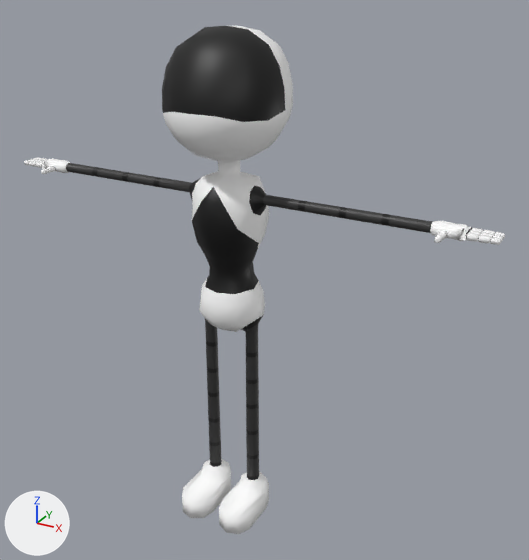
The Blender file 02.07.2025_Drone_Working.blend as it was, and as the next commit left it.
Before and after are seen from a 50 mm camera at (4.61, -7.47, 7.34) aimed at (0.34, 0.28, 3.46). Lighting does not change. The marker at lower left points along +X, +Y and +Z. Mesh edges are drawn as thin lines on the coarser meshes.

The older version as bpy lines, for what is in view:
```python
me_body_mesh = bpy.data.meshes.new('Body_Mesh')
me_body_mesh.from_pydata(...)  # 1472 vertices, 1470 faces; spans x -3.33..3.33, y -0.79..0.84, z 0.0..6.64
me_body_mesh.polygons.foreach_set('use_smooth', [True] * 1470)
# faces by material slot: [904, 390, 176]
me_body_mesh.materials.append(mat_white_material)  # white #ffffff
me_body_mesh.materials.append(mat_black_material)  # black #000000
me_body_mesh.materials.append(mat_gray_material)  # black #323232
ob_body = bpy.data.objects.new('Body', me_body_mesh)
ob_body.location = (0.0, 0.0, 0.0)
```
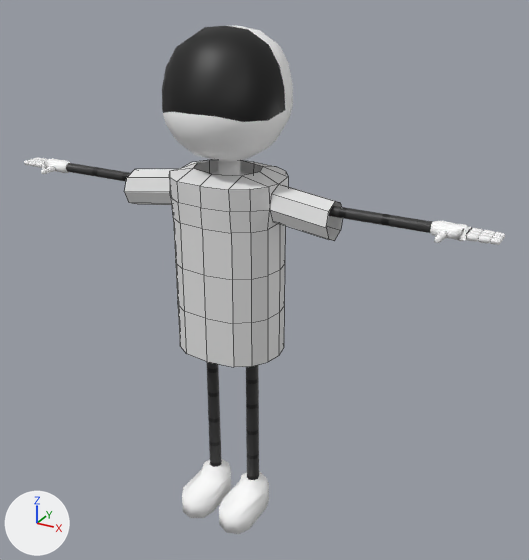
Pixel boxes (x1, y1, x2, y2) of what changed, in the pictures (529 x 560 px):
'Плоскость', added
    after: (125, 160, 343, 367)

Edits to the bpy script that builds the scene:
```text
Add me_плоскость:
    me_плоскость.from_pydata(...)  # 70 vertices, 54 faces; spans x 0.0..1.45, y -1.43..1.0, z -1.21..0.05
Add ob_плоскость:
    ob_плоскость = bpy.data.objects.new('Плоскость', me_плоскость)
    ob_плоскость.location = (0.0, -0.6, 4.0)
    ob_плоскость.rotation_euler = (1.571, 0.0, 0.0)  # degrees (90, 0, 0)
    _m = ob_плоскость.modifiers.new('Зеркало', 'MIRROR')
    _m.use_clip = True
    _m.mirror_object = ob_body
```
